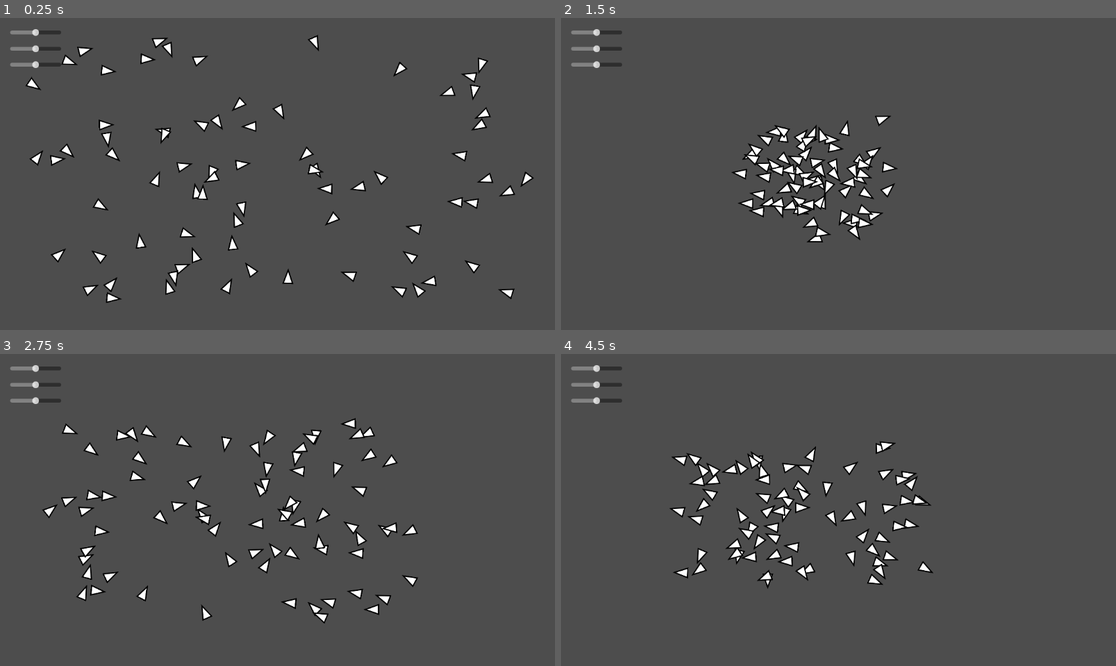
Above: before the commit, frames 1-4 (two rows, left to right).
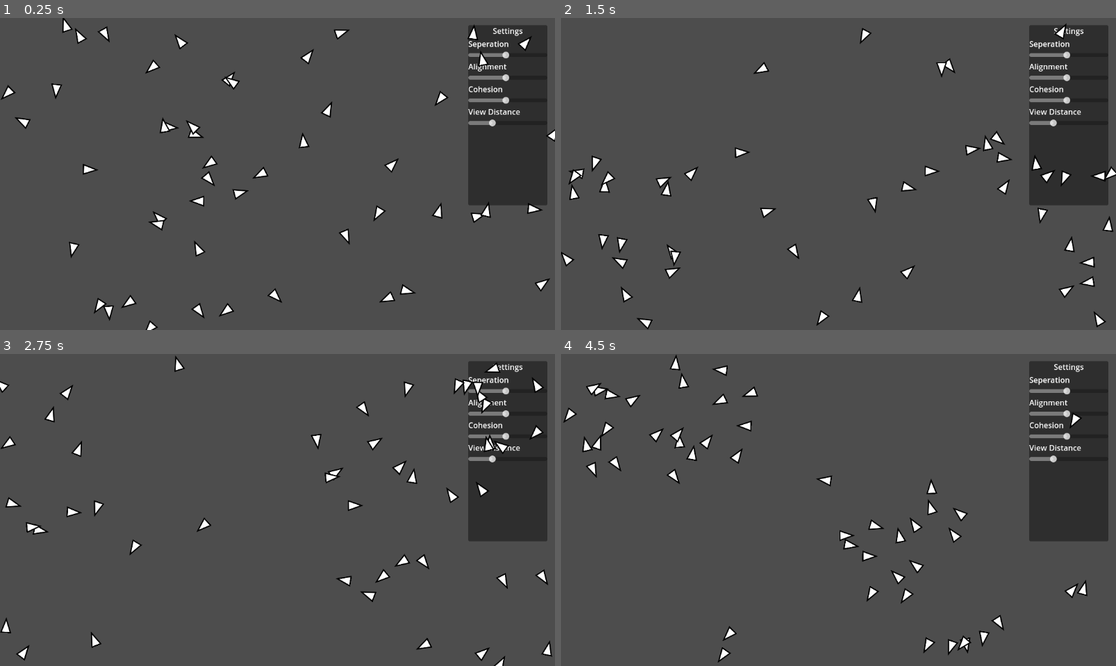
Above: after the commit, the same moments.

Repository: ethanernst/godot-boids-sim
Game: Godot game, scene res://scenes/simulation/Simulation.tscn
Two runs of this game, one before a commit and one after it. Both use one fixed random seed, a clock stepped at 60 frames per second and the inputs below. Before the commit the project starts from res://scenes/levels/Simulation.tscn.
Inputs:
- Up to frame 1 (0.25 s): no input
- Up to frame 2 (1.5 s): no input
- Up to frame 3 (2.75 s): no input
- Up to frame 4 (4.5 s): no input

The runs differ from the first frame. In frame 1, 14% of the frame differs, in the area x 0-100%, y 0-100%; in frame 2, 14%; in frame 3, 14%; in frame 4, 14%, in the area x 0-99%, y 0-99%.

Commit message:
added settings UI, added screen wrapping and neighbor optimization to Boids
added min and max speed for Boids
moved variables to the Global script
restructured folders

Diff:
--- a/project.godot
+++ b/project.godot
@@ -11,9 +11,13 @@
 [application]
 
 config/name="Boids Sim"
-run/main_scene="res://scenes/levels/Simulation.tscn"
+run/main_scene="res://scenes/simulation/Simulation.tscn"
 config/features=PackedStringArray("4.1", "Mobile")
 config/icon="res://icon.svg"
+
+[autoload]
+
+Global="*res://scripts/Global.gd"
 
 [rendering]
 
--- a/scenes/actors/boid/Boid.gd
+++ /dev/null
@@ -1,80 +0,0 @@
-extends RigidBody2D
-
-var boids = []
-var siblings = []
-
-var max_speed = 150;
-
-var seperation = 5;   # seperation distance
-var alignment = 10;   # division factor for alignment (200 = 0.5%)
-var cohesion = 1;     # division factor for cohesion (10 = 0.5%)
-
-var seperation_multiplier : float = 1.0;
-var alignment_multiplier : float = 1.0;
-var cohesion_multiplier : float = 1.0;
-
-func _ready():
-	# Disable gravity and collision
-	gravity_scale = 0
-	collision_layer = 0
-	collision_mask = 0
-
-	# Setup values
-	linear_velocity = Vector2(randi_range(-max_speed, max_speed),randi_range(-max_speed, max_speed))
-
-	# Get instantiated boids and filter out self on the next frame
-	# Helps ensure all boids have been spawned
-	call_deferred("_get_other_boids")
-
-func _get_other_boids():
-	boids = get_tree().get_nodes_in_group("Boids")
-	for boid in boids:
-		if boid != self:
-			siblings.append(boid)
-
-func _process(delta):
-	var direction = linear_velocity.normalized()
-	rotation = atan2(direction.y, direction.x)
-
-	var seperationVector: Vector2 = calcSeperation()
-	var alignmentVector: Vector2 = calcAlignment()
-	var cohesionVector: Vector2 = calcCohesion()
-
-	var external_forces = (seperationVector + alignmentVector + cohesionVector) * delta
-
-	apply_force(external_forces)
-
-func calcSeperation():
-	var result = Vector2(0, 0)
-	for i in siblings:
-		if ( i.position.distance_to(self.position) < (seperation * seperation_multiplier) ):
-			result -= (i.position - self.position)
-	return result
-
-func calcAlignment():
-	var percievedVelocity = Vector2(0, 0)
-	for i in siblings:
-		percievedVelocity += i.linear_velocity
-	percievedVelocity /= siblings.size()
-
-	var result : Vector2 = (percievedVelocity - self.linear_velocity) / (alignment * alignment_multiplier)
-	return result
-
-func calcCohesion():
-	var percievedCenter = Vector2(0, 0)
-	for i in siblings:
-		percievedCenter += i.position
-	percievedCenter /= siblings.size()
-
-	var result : Vector2  = (percievedCenter - self.position) / (cohesion * cohesion_multiplier)
-	return result
-
-# MULTIPLIER SLIDERS
-func _on_seperation_slider_value_changed(value):
-	seperation_multiplier = value
-
-func _on_alignment_slider_value_changed(value):
-	alignment_multiplier = value
-
-func _on_cohesion_slider_value_changed(value):
-	cohesion_multiplier = value
--- a/scenes/actors/boid/Boid.tscn
+++ /dev/null
@@ -1,12 +0,0 @@
-[gd_scene load_steps=3 format=3 uid="uid://xnahx0iqimsk"]
-
-[ext_resource type="Script" path="res://scenes/actors/boid/Boid.gd" id="1_kenxk"]
-[ext_resource type="Texture2D" uid="uid://dhop6julkxeho" path="res://scenes/actors/boid/arrow.png" id="2_b3vgf"]
-
-[node name="Boid" type="RigidBody2D"]
-mass = 0.01
-script = ExtResource("1_kenxk")
-
-[node name="Sprite2D" type="Sprite2D" parent="."]
-scale = Vector2(0.5, 0.5)
-texture = ExtResource("2_b3vgf")
--- /dev/null
+++ b/scenes/boid/Boid.gd
@@ -0,0 +1,92 @@
+extends RigidBody2D
+
+var boids = []
+var siblings = []
+var viewport;
+
+var min_speed : float = 250.0
+var max_speed : float = 600.0
+
+var seperation = 5;   # seperation distance
+var alignment = 10;   # division factor for alignment
+var cohesion = 1;     # division factor for cohesion
+
+func _ready():
+	# Disable gravity and collision
+	gravity_scale = 0
+	collision_layer = 0
+	collision_mask = 0
+
+	# Setup values
+	linear_velocity = Vector2(randi_range(-max_speed, max_speed),randi_range(-max_speed, max_speed))
+	viewport = get_viewport_rect().size
+
+	# Get instantiated boids and filter out self on the next frame
+	# Helps ensure all boids have been spawned
+	call_deferred("_get_other_boids")
+
+func _get_other_boids():
+	boids = get_tree().get_nodes_in_group("Boids")
+	for boid in boids:
+		if boid != self:
+			siblings.append(boid)
+
+func _process(delta):
+	position.x = wrapf(position.x, 0, viewport.x)
+	position.y = wrapf(position.y, 0, viewport.y)
+
+
+func _physics_process(delta):
+	var direction = linear_velocity.normalized()
+	rotation = atan2(direction.y, direction.x)
+
+	var neighbors = []
+	for i in siblings:
+		if (i.position.distance_to(self.position) < Global.view_distance):
+			neighbors.append(i)
+
+	var seperationVector: Vector2 = calcSeperation(neighbors)
+	var alignmentVector: Vector2 = calcAlignment(neighbors)
+	var cohesionVector: Vector2 = calcCohesion(neighbors)
+
+	var external_forces = (seperationVector + alignmentVector + cohesionVector) * delta
+
+	apply_force(external_forces)
+
+func _integrate_forces(state):
+	var currentVelocity = state.get_linear_velocity()
+	var currentSpeed = currentVelocity.length()
+	var newSpeed = currentSpeed
+
+	if (currentSpeed < min_speed):
+		newSpeed = min_speed
+	if (currentSpeed > max_speed):
+		newSpeed = max_speed
+
+	var newVelocity = currentVelocity.normalized() * newSpeed
+	state.set_linear_velocity(newVelocity)
+
+func calcSeperation(neighbors):
+	var result = Vector2(0, 0)
+	for i in neighbors:
+		if ( i.position.distance_to(self.position) < seperation ):
+			result -= (i.position - self.position)
+	return result * Global.seperation_multiplier
+
+func calcAlignment(neighbors):
+	var percievedVelocity = Vector2(0, 0)
+	for i in neighbors:
+		percievedVelocity += i.linear_velocity
+	percievedVelocity /= neighbors.size()
+
+	var result : Vector2 = (percievedVelocity - self.linear_velocity) / (alignment * Global.alignment_multiplier)
+	return result
+
+func calcCohesion(neighbors):
+	var percievedCenter = Vector2(0, 0)
+	for i in neighbors:
+		percievedCenter += i.position
+	percievedCenter /= neighbors.size()
+
+	var result : Vector2  = (percievedCenter - self.position) / (cohesion * Global.cohesion_multiplier)
+	return result
--- /dev/null
+++ b/scenes/boid/Boid.tscn
@@ -0,0 +1,12 @@
+[gd_scene load_steps=3 format=3 uid="uid://xnahx0iqimsk"]
+
+[ext_resource type="Script" path="res://scenes/boid/Boid.gd" id="1_u35mp"]
+[ext_resource type="Texture2D" uid="uid://dhop6julkxeho" path="res://scenes/boid/arrow.png" id="2_yjb6a"]
+
+[node name="Boid" type="RigidBody2D"]
+mass = 0.01
+script = ExtResource("1_u35mp")
+
+[node name="Sprite2D" type="Sprite2D" parent="."]
+scale = Vector2(0.5, 0.5)
+texture = ExtResource("2_yjb6a")
--- a/scenes/levels/Simulation.tscn
+++ /dev/null
@@ -1,41 +0,0 @@
-[gd_scene load_steps=2 format=3 uid="uid://uhhojjufmux1"]
-
-[ext_resource type="Script" path="res://scenes/levels/Simulation.gd" id="1_iye2s"]
-
-[node name="Simulation" type="Node2D"]
-script = ExtResource("1_iye2s")
-
-[node name="UI" type="Node2D" parent="."]
-
-[node name="Seperation Slider" type="HSlider" parent="UI"]
-offset_left = 21.0
-offset_top = 20.0
-offset_right = 127.0
-offset_bottom = 40.0
-min_value = 0.5
-max_value = 1.5
-step = 0.1
-value = 1.0
-
-[node name="Alignment Slider" type="HSlider" parent="UI"]
-offset_left = 21.0
-offset_top = 54.0
-offset_right = 127.0
-offset_bottom = 74.0
-min_value = 0.5
-max_value = 1.5
-step = 0.1
-value = 1.0
-
-[node name="Cohesion Slider" type="HSlider" parent="UI"]
-offset_left = 21.0
-offset_top = 87.0
-offset_right = 127.0
-offset_bottom = 107.0
-min_value = 0.5
-max_value = 1.5
-step = 0.1
-value = 1.0
-
-[connection signal="value_changed" from="UI/Alignment Slider" to="." method="_on_alignment_slider_value_changed"]
-[connection signal="value_changed" from="UI/Cohesion Slider" to="." method="_on_cohesion_slider_value_changed"]
--- a/scenes/levels/Simulation.gd
+++ b/scenes/simulation/Simulation.gd
@@ -1,8 +1,8 @@
 extends Node2D
 
-@export var boidCount : int = 75
+@export var boidCount : int = 50
 
-var boidScene = preload("res://scenes/actors/boid/Boid.tscn")
+var boidScene = preload("res://scenes/boid/Boid.tscn")
 var viewport;
 var padding = 50;
 
--- /dev/null
+++ b/scenes/simulation/Simulation.tscn
@@ -0,0 +1,76 @@
+[gd_scene load_steps=3 format=3 uid="uid://uhhojjufmux1"]
+
+[ext_resource type="Script" path="res://scenes/simulation/Simulation.gd" id="1_i3jt8"]
+[ext_resource type="Script" path="res://scripts/UI.gd" id="2_wmuc5"]
+
+[node name="Simulation" type="Node2D"]
+script = ExtResource("1_i3jt8")
+
+[node name="UI" type="Node2D" parent="."]
+script = ExtResource("2_wmuc5")
+
+[node name="PanelContainer" type="PanelContainer" parent="UI"]
+offset_left = 972.0
+offset_top = 15.0
+offset_right = 1136.0
+offset_bottom = 389.0
+
+[node name="Settings Panel" type="VBoxContainer" parent="UI/PanelContainer"]
+layout_mode = 2
+
+[node name="Settings" type="Label" parent="UI/PanelContainer/Settings Panel"]
+layout_mode = 2
+text = "Settings"
+horizontal_alignment = 1
+vertical_alignment = 1
+
+[node name="Seperation" type="Label" parent="UI/PanelContainer/Settings Panel"]
+layout_mode = 2
+text = "Seperation"
+
+[node name="Seperation Slider" type="HSlider" parent="UI/PanelContainer/Settings Panel"]
+layout_mode = 2
+min_value = 0.1
+max_value = 2.0
+step = 0.1
+value = 1.0
+
+[node name="Alignment" type="Label" parent="UI/PanelContainer/Settings Panel"]
+layout_mode = 2
+text = "Alignment"
+
+[node name="Alignment Slider" type="HSlider" parent="UI/PanelContainer/Settings Panel"]
+layout_mode = 2
+min_value = 0.1
+max_value = 2.0
+step = 0.1
+value = 1.0
+
+[node name="Cohesion" type="Label" parent="UI/PanelContainer/Settings Panel"]
+layout_mode = 2
+text = "Cohesion"
+
+[node name="Cohesion Slider" type="HSlider" parent="UI/PanelContainer/Settings Panel"]
+layout_mode = 2
+min_value = 0.1
+max_value = 2.0
+step = 0.1
+value = 1.0
+
+[node name="View Distance" type="Label" parent="UI/PanelContainer/Settings Panel"]
+layout_mode = 2
+text = "View Distance"
+
+[node name="View Distance Slider" type="HSlider" parent="UI/PanelContainer/Settings Panel"]
+layout_mode = 2
+min_value = 150.0
+max_value = 500.0
+value = 250.0
+
+[node name="Label" type="Label" parent="UI/PanelContainer/Settings Panel"]
+layout_mode = 2
+
+[connection signal="value_changed" from="UI/PanelContainer/Settings Panel/Seperation Slider" to="UI" method="_on_seperation_slider_value_changed"]
+[connection signal="value_changed" from="UI/PanelContainer/Settings Panel/Alignment Slider" to="UI" method="_on_alignment_slider_value_changed"]
+[connection signal="value_changed" from="UI/PanelContainer/Settings Panel/Cohesion Slider" to="UI" method="_on_cohesion_slider_value_changed"]
+[connection signal="value_changed" from="UI/PanelContainer/Settings Panel/View Distance Slider" to="UI" method="_on_view_distance_slider_value_changed"]
--- /dev/null
+++ b/scripts/Global.gd
@@ -0,0 +1,6 @@
+extends Node
+
+var seperation_multiplier = 1;
+var alignment_multiplier = 1;
+var cohesion_multiplier = 1;
+var view_distance = 250;
--- /dev/null
+++ b/scripts/UI.gd
@@ -0,0 +1,13 @@
+extends Node2D
+
+func _on_seperation_slider_value_changed(value):
+	Global.seperation_multiplier = value
+
+func _on_alignment_slider_value_changed(value):
+	Global.alignment_multiplier = value
+
+func _on_cohesion_slider_value_changed(value):
+	Global.cohesion_multiplier = value
+
+func _on_view_distance_slider_value_changed(value):
+	Global.view_distance = value
Renamed: scenes/actors/boid/arrow.png -> scenes/boid/arrow.png
Not shown, changed: README.md
